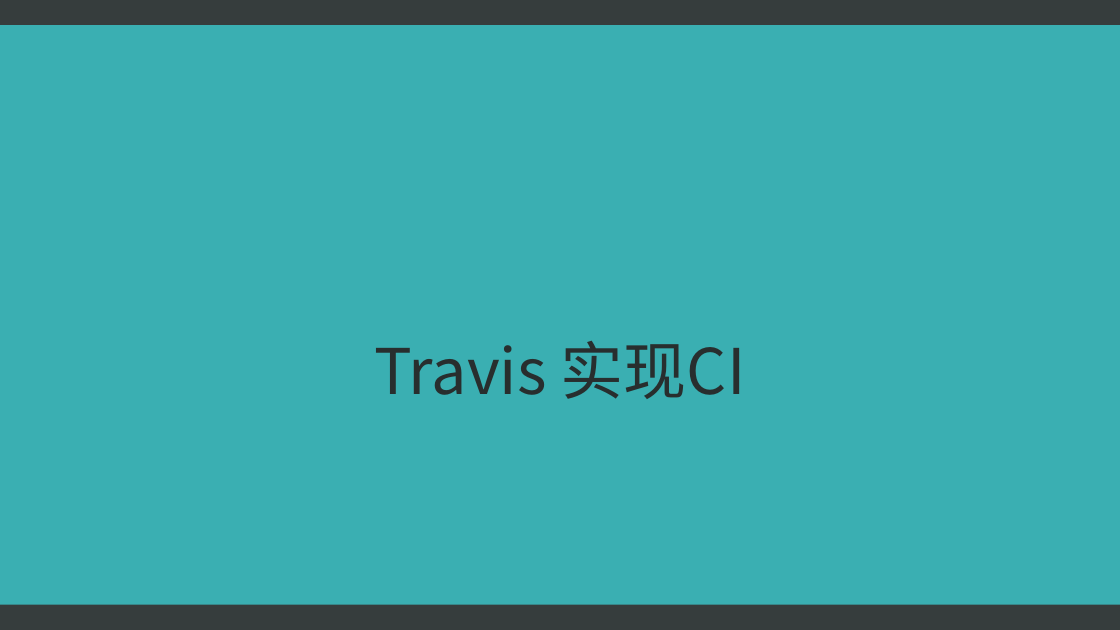
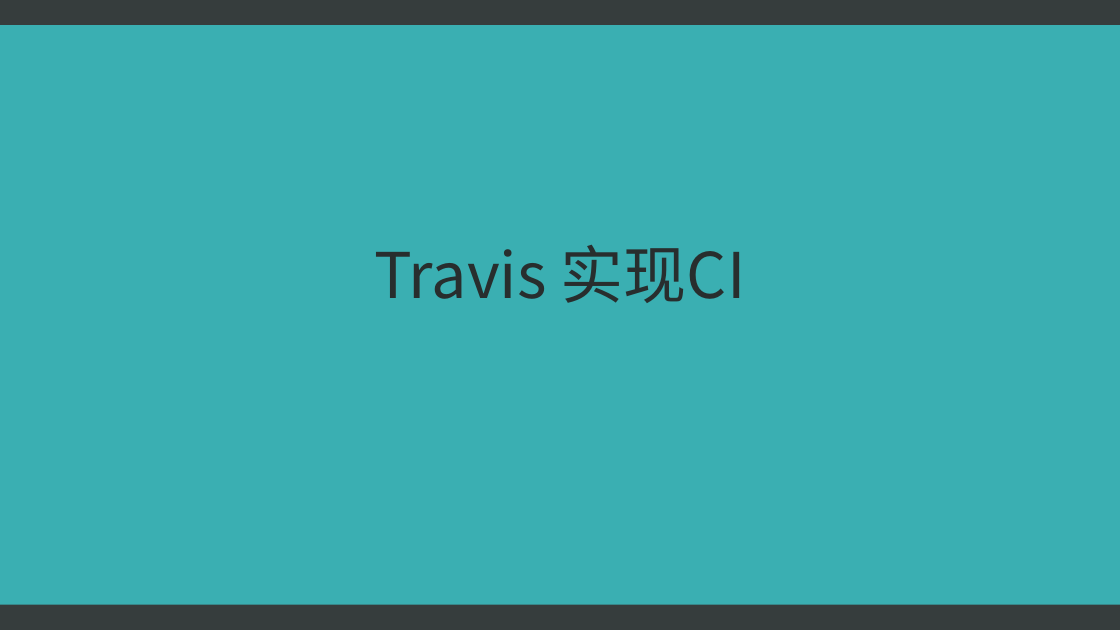
Before and after one commit to CJTSAJ/cicd-homework, a slide deck: slide 3 of CI-CD.pptx. Drawn at 1120x630 pixels with LibreOffice and Linux fonts; fonts in the diff are those of the drawing. Boxes give left, top, right and bottom in pixels: in the first picture for what was removed or moved away, otherwise in the second. Text is boxed around its words. In the diff, an @@ line names an element or a change of style, - is before the commit and + after.

Commit message:
ppt 跟新，加入使用Github Pages实现CD的相关内容

```diff
--- a/CI-CD.pptx
+++ b/CI-CD.pptx
@@ title "Travis 实现CI": place and size @@
-title "Travis 实现CI" at <box>374,341,746,399</box>
+title "Travis 实现CI" at <box>374,245,746,303</box>
```
Also in this commit, not shown: 3 other slides changed, 7 slides added.
